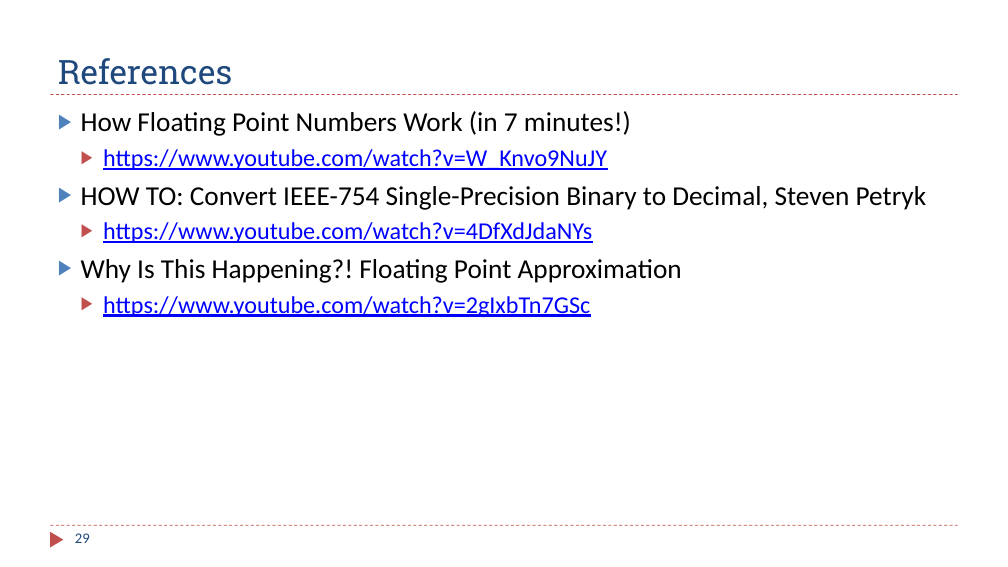
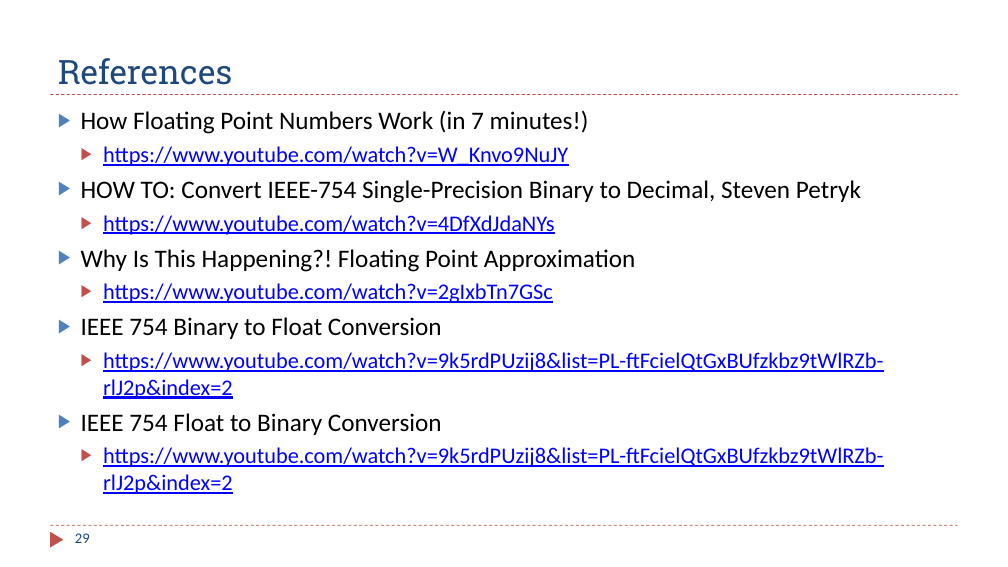
Before and after one commit to guhofstra/CSC111Fa25, a slide deck: slide 29 of PPTs/Ch12_13_Fixed_Floating_Point_Numbers.pptx. Drawn at 1008x567 pixels with LibreOffice and Linux fonts; fonts in the diff are those of the drawing. Boxes give left, top, right and bottom in pixels: in the first picture for what was removed or moved away, otherwise in the second. Text is boxed around its words. In the diff, an @@ line names an element or a change of style, - is before the commit and + after.

```diff
--- a/PPTs/Ch12_13_Fixed_Floating_Point_Numbers.pptx
+++ b/PPTs/Ch12_13_Fixed_Floating_Point_Numbers.pptx
@@ text at [81, 111, 861, 303]: size 26 to 24.1 pt in "How Floating Point Numbers Work (in 7 ...", "HOW TO: Convert IEEE-754 Single-Precision Binary to ...", "Why Is This Happening?! Floating Point Approximation"; size 23 to 21.3 pt in "https://www.youtube.com/watch?v=W_Knvo9NuJY", "https://www.youtube.com/watch?v=4DfXdJdaNYs", "https://www.youtube.com/watch?v=2gIxbTn7GSc" @@
@@ text at [81, 317, 883, 494]: paragraphs added @@
+▶ IEEE 754 Binary to Float Conversion
+  ▶ https://www.youtube.com/watch?v=9k5rdPUzij8&list=PL-ftFcielQtGxBUfzkbz9tWlRZb-rlJ2p&index=2
+▶ IEEE 754 Float to Binary Conversion
+  ▶ https://www.youtube.com/watch?v=9k5rdPUzij8&list=PL-ftFcielQtGxBUfzkbz9tWlRZb-rlJ2p&index=2
```
Also in this commit, not shown: 5 other slides changed, 5 other files.
